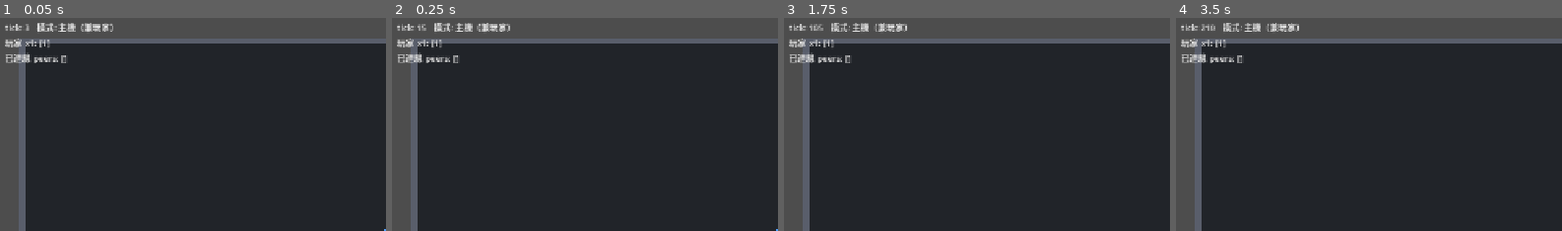
Above: before the commit, frames 1-4 (left to right).
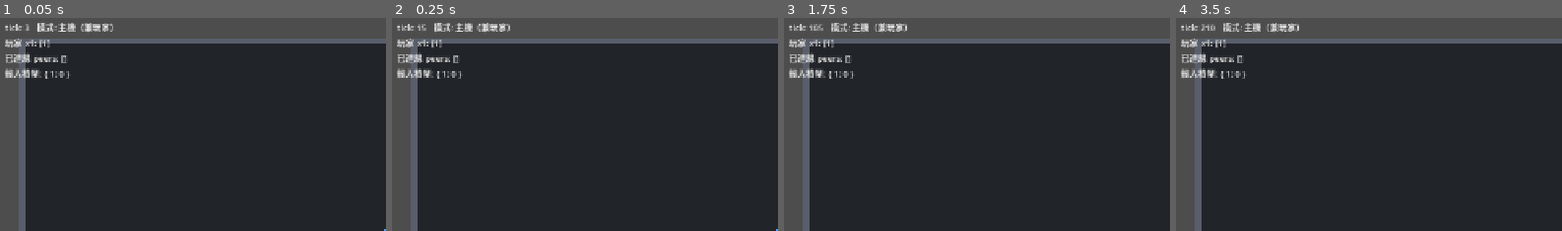
Above: after the commit, the same moments.

Repository: dijkstra1115/Rogue
Game: Godot game, scene res://scenes/arena.tscn
Same seed, same stepped clock (60 frames per second), same inputs: the game is played once before the commit and once after it. This scene is started directly instead of the project's main scene.
Inputs (mouse positions are % of the whole screen's width and height, from its top left):
- Up to frame 1 (0.05 s): no input
- Up to frame 2 (0.25 s): no input
- Up to frame 3 (1.75 s): tap Enter at 0.5 s; move the mouse to (73, 47) at 0.52 s; hold D (move_right) 0.53-1.28 s; hold E (interact) 0.53-1.28 s; move the mouse to (31, 57) at 1.27 s; hold S (move_down) from 1.28 s (still down); click (31, 57) at 1.35 s
- Up to frame 4 (3.5 s): move the mouse to (61, 29) at 2.02 s; release S (move_down) at 2.03 s; hold D (move_right) 2.03-2.78 s; hold Right mouse button (secondary) 2.03-2.78 s; move the mouse to (46, 72) at 2.77 s; hold W (move_up) from 2.78 s (still down); tap Q (special) at 2.85 s
The pictures show only the part of the screen within x 0-50%, y 0-50%; the shares and areas given below are measured in that part.

The runs differ from the first frame. In frame 1, 0.4% of the frame differs, in the area x 1-18%, y 23-29%; in frame 2, 0.4%; in frame 3, 0.4%; in frame 4, 0.4%.

Commit message:
修正：輸入積壓排水——超過水位時伺服器一 tick 多吃幾筆
抖動造成的凍結若不排水，積壓只增不減（實測 30 秒爬到 7 筆）：
ack 越落後、未確認輸入越多，最終頂到緩衝上限開始丟輸入；
伺服器的權威位置也會永遠落後玩家 N tick。
政策：正常一 tick 一筆；積壓 > 2 筆時最多補到 3 筆/tick。
每筆輸入仍恰好套用一次，修正維持 0。
除錯疊層（伺服器端）加顯示各玩家輸入積壓。

Co-Authored-By: Claude Fable 5 <noreply@anthropic.com>

Diff:
--- a/client/debug_overlay.gd
+++ b/client/debug_overlay.gd
@@ -20,6 +20,10 @@
 
 	if net.is_server():
 		lines.append("已連線 peers: %s" % str(multiplayer.get_peers()))
+		var backlog: Dictionary = {}
+		for peer_id: int in net.input_buffers:
+			backlog[peer_id] = net.buffered_input_count(peer_id)
+		lines.append("輸入積壓: %s" % str(backlog))
 	else:
 		lines.append("ping: %s   距上次伺服器狀態: %d tick" % [
 			_ping_text(), world.ticks_since_server_state,
--- a/net/network_manager.gd
+++ b/net/network_manager.gd
@@ -115,6 +115,12 @@
 	return buffer.pop_front()
 
 
+## 目前積壓中的輸入筆數（伺服器排水邏輯與除錯疊層用）
+func buffered_input_count(peer_id: int) -> int:
+	var buffer: Array = input_buffers.get(peer_id, [])
+	return buffer.size()
+
+
 ## ---- 連線事件 ----
 
 func _on_peer_connected(peer_id: int) -> void:
--- a/sim/game_world.gd
+++ b/sim/game_world.gd
@@ -18,6 +18,12 @@
 
 ## 預設移動速度（像素/秒）。放進每位玩家的狀態，M3 的 modifier 會動態改寫。
 const DEFAULT_MOVE_SPEED := 320.0
+
+## 輸入緩衝的目標水位（筆）。夠吸收抖動，又不讓伺服器落後太多。
+const INPUT_BACKLOG_TARGET := 2
+
+## 積壓太多時，一個 tick 最多補吃幾筆（防止長卡頓後瞬間跳很遠）
+const MAX_INPUTS_PER_TICK := 3
 
 ## 佔位配色：自己藍色、別人綠色。（品紅/橘紅保留給敵人危險區域，不可用）
 const COLOR_SELF := Color(0.3, 0.62, 1.0)
@@ -100,17 +106,24 @@
 
 	for peer_id: int in player_states:
 		var state: Dictionary = player_states[peer_id]
-		var frame: InputFrame = net.consume_next_input(peer_id)
-		if frame != null:
+		# 正常一 tick 吃一筆；積壓超過目標水位就多吃幾筆「排水」。
+		# 抖動造成的凍結若不排水，積壓只增不減：ack 越落後、
+		# 未確認輸入越堆越多，最後頂到緩衝上限開始丟輸入。
+		var applied := 0
+		while applied < MAX_INPUTS_PER_TICK:
+			if applied > 0 and net.buffered_input_count(peer_id) <= INPUT_BACKLOG_TARGET:
+				break
+			var frame: InputFrame = net.consume_next_input(peer_id)
+			if frame == null:
+				break
+			# 千萬不要在缺輸入時「沿用上一筆再模擬」——同一筆輸入套用兩次，
+			# 客戶端預測永遠對不上（實測踩過的雷）。缺就凍結一格。
 			state.last_input = frame
 			state.ack_tick = frame.tick   # 回報給客戶端：你的輸入我消化到這裡了
 			state.pos = PlayerSim.simulate_movement(
 				state.pos, frame, state.move_speed, ARENA_BOUNDS
 			)
-		# 沒收到新輸入：這 tick 凍結這位玩家（不模擬）。
-		# 千萬不要「沿用上一筆再模擬」——那等於同一筆輸入套用兩次，
-		# 客戶端預測永遠對不上，和解修正會無限 +1（實測踩過的雷）。
-		# 每筆輸入兩邊各套用恰好一次、順序相同 → 位置必然收斂。
+			applied += 1
 
 	_broadcast_state(tick)
 
--- a/tests/test_prediction.gd
+++ b/tests/test_prediction.gd
@@ -63,19 +63,28 @@
 	var server_pos := START
 	var in_flight: Array[InputFrame] = []   # 模擬網路中的輸入佇列
 	var server_ack := -1
+	var max_backlog := 0
 	for tick in range(1, 181):
 		var frame := _make_frame(tick)
 		client_pos = prediction.predict(client_pos, frame, SPEED, BOUNDS)
 		in_flight.append(frame)
-		# 伺服器：每 7 tick「晚到一拍」什麼都收不到；其餘每 tick 照序吃一筆
-		if tick % 7 != 0 and not in_flight.is_empty():
-			var served: InputFrame = in_flight.pop_front()
-			server_pos = PlayerSim.simulate_movement(server_pos, served, SPEED, BOUNDS)
-			server_ack = served.tick
+		# 伺服器：每 7 tick「晚到一拍」什麼都收不到；
+		# 其餘 tick 照序吃一筆，積壓超過水位（2）就多吃幾筆排水（同 game_world 政策）
+		if tick % 7 != 0:
+			var applied := 0
+			while applied < 3 and not in_flight.is_empty():
+				if applied > 0 and in_flight.size() <= 2:
+					break
+				var served: InputFrame = in_flight.pop_front()
+				server_pos = PlayerSim.simulate_movement(server_pos, served, SPEED, BOUNDS)
+				server_ack = served.tick
+				applied += 1
+		max_backlog = maxi(max_backlog, in_flight.size())
 		# 每 3 tick 回報一次狀態
 		if tick % 3 == 0 and server_ack >= 0:
 			client_pos = prediction.reconcile(client_pos, server_pos, server_ack, SPEED, BOUNDS)
-	_check(prediction.correction_count == 0, "伺服器抖動（凍結補吃）下零和解修正")
+	_check(prediction.correction_count == 0, "伺服器抖動（凍結+排水）下零和解修正")
+	_check(max_backlog <= 4, "積壓有界（最大 %d 筆），不隨時間成長" % max_backlog)
 
 
 ## 伺服器回報一個偏掉的位置：要修正一次，且重放後的位置
